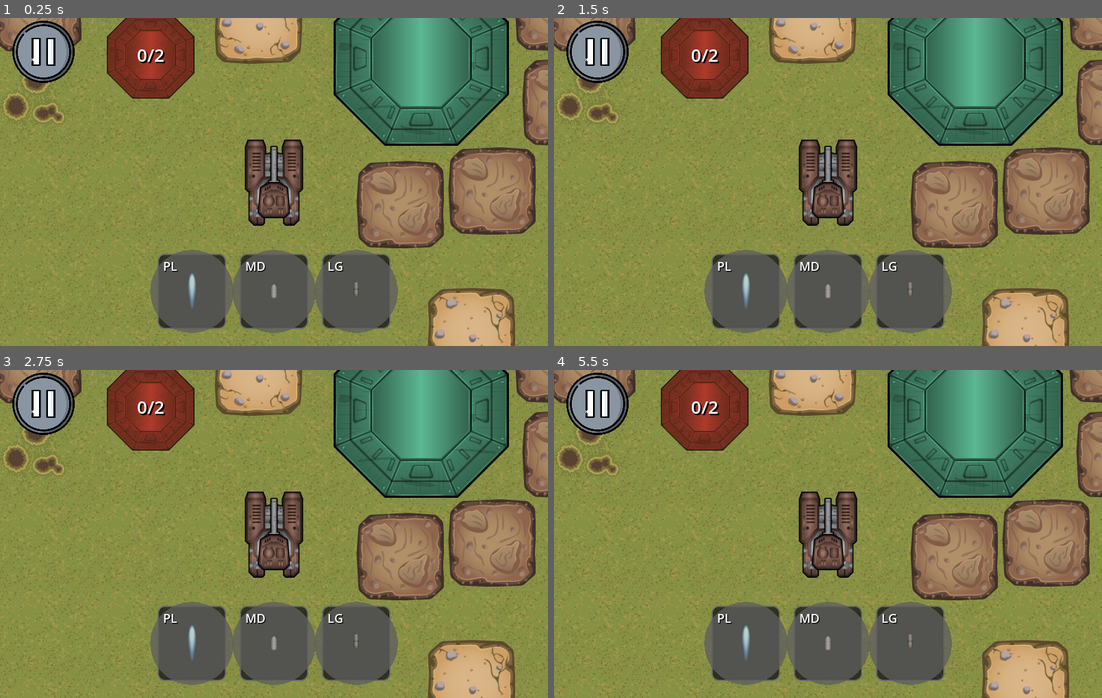
Above: before the commit, frames 1-4 (two rows, left to right).
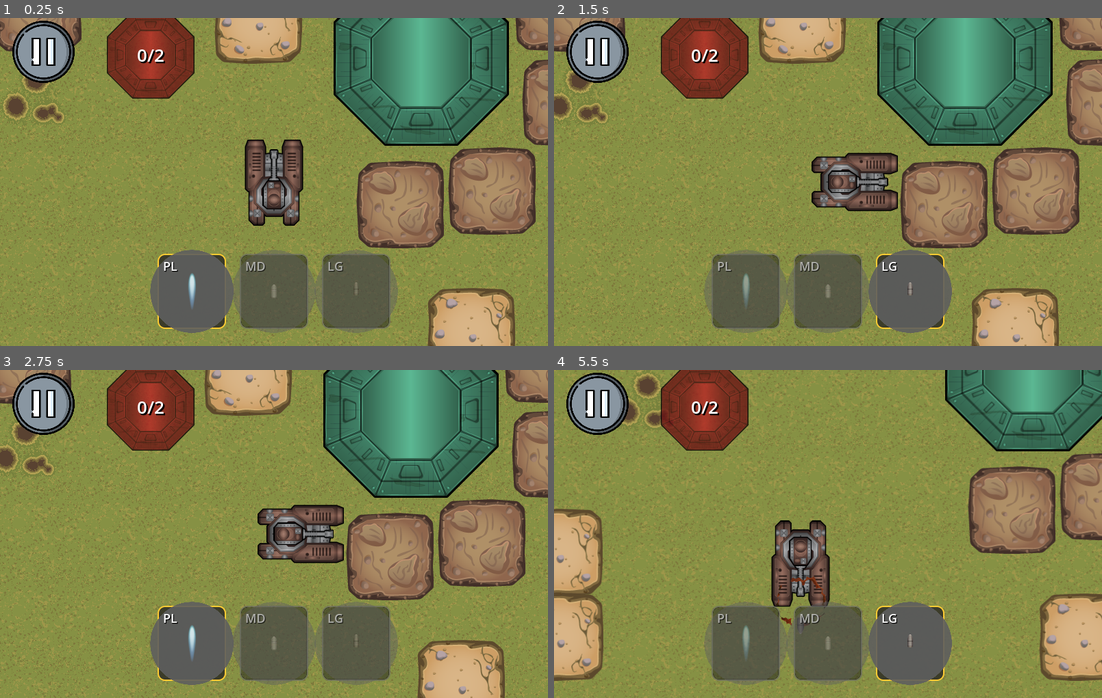
Above: after the commit, the same moments.

Repository: top-it-090304/Selyavi
Game: Godot game, scene res://scenes/Field.tscn
Two runs of this game, one before a commit and one after it. Both use one fixed random seed, a clock stepped at 60 frames per second and the inputs below.
Inputs (mouse positions are in pixels of both pictures, inside the frame that each line leads up to):
- Up to frame 1 (0.25 s): no input
- Up to frame 2 (1.5 s): tap Enter at 0.5 s; move the mouse to (948, 165) at 0.52 s; hold D (move_right) 0.53-1.25 s; tap 1 (light_bullet) at 0.6 s; click (948, 165) at 0.67 s; drag from (718, 198) to (975, 57) at 1.27 s
- Up to frame 3 (2.75 s): tap Space at 2 s; move the mouse to (328, 461) at 2.02 s; hold D (move_right) from 2.03 s (still down); tap 3 (plasma) at 2.1 s; click (328, 461) at 2.17 s
- Up to frame 4 (5.5 s): release D (move_right) at 2.75 s; tap Enter at 2.75 s; drag from (800, 599) to (663, 484) at 2.77 s; tap Space at 3.5 s; move the mouse to (992, 583) at 3.52 s; hold A (move_left) 3.53-4.25 s; tap 2 (medium_bullet) at 3.6 s; click (992, 583) at 3.67 s; drag from (663, 484) to (975, 409) at 4.27 s; move the mouse to (855, 534) at 5.02 s; hold S (move_down) from 5.03 s (still down); tap 1 (light_bullet) at 5.1 s; click (855, 534) at 5.17 s

The runs differ from the first frame. In frame 1, 1.1% of the frame differs, in the area x 28-71%, y 38-95%; in frame 2, 19%; in frame 3, 19%; in frame 4, 40%, in the area x 0-100%, y 0-100%.
Error before the commit: Parse Error: The member "_speed" already exists in parent class Tank. (res://scripts/Tank/Player.gd:12)

Commit message:
enemy spawn bug fix

Diff:
--- a/scripts/Base.gd
+++ b/scripts/Base.gd
@@ -155,7 +155,8 @@
 	if spawn_pos != Vector2.ZERO:
 		var enemy = _enemy_scene.instantiate()
 		enemy.global_position = spawn_pos
-		get_tree().root.add_child(enemy)
+		# Добавляем врага на уровень (в родителя базы), а не в корень
+		get_parent().add_child(enemy)
 
 func _get_safe_spawn_pos(is_stationary: bool = false) -> Vector2:
 	var player = get_node_or_null("/root/Field/PlayerTank")
--- a/scripts/Field.gd
+++ b/scripts/Field.gd
@@ -166,14 +166,27 @@
 	btn_container.add_child(btn_menu)
 
 	btn_retry.pressed.connect(func():
+		_cleanup_global_objects()
 		get_tree().paused = false
 		get_tree().reload_current_scene()
 	)
 
 	btn_menu.pressed.connect(func():
+		_cleanup_global_objects()
 		get_tree().paused = false
 		get_tree().change_scene_to_file("res://scenes/MenuScenes/Menu.tscn")
 	)
+
+func _cleanup_global_objects():
+	# Удаляем пули, врагов и прочие объекты, которые могли "зависнуть" в корне
+	for node in get_tree().root.get_children():
+		# Не удаляем саму сцену уровня и системные узлы
+		if node == get_tree().current_scene: continue
+		if node is Window: continue # Окна редактора/дебаггера
+
+		# Удаляем только динамические объекты (пули, враги и т.д.)
+		if node.is_in_group("enemies") or node.is_in_group("bullets") or node.name.contains("Bullet"):
+			node.queue_free()
 
 func _on_TouchScreenButton_pressed():
 	if get_tree().paused:
--- a/scripts/Tank/Enemy.gd
+++ b/scripts/Tank/Enemy.gd
@@ -54,7 +54,10 @@
 	_shoot_timer.wait_time = _fire_rate
 
 func _physics_process(delta):
-	if not is_instance_valid(_base): return
+	# Если цели потеряны (например, после перезагрузки), пробуем найти их снова
+	if not is_instance_valid(_player) or not is_instance_valid(_base):
+		_find_targets()
+		if not is_instance_valid(_base): return # Если базы всё ещё нет, стоим
 
 	_update_target()
 	_aim_gun(delta)
@@ -64,6 +67,19 @@
 
 	move_and_slide()
 	_handle_movement_sound(velocity)
+
+func _find_targets():
+	# Ищем игрока в группе
+	var players = get_tree().get_nodes_in_group("players")
+	if players.size() > 0:
+		_player = players[0]
+
+	# Ищем базу игрока (type_base == 0)
+	var bases = get_tree().get_nodes_in_group("bases")
+	for b in bases:
+		if b.get("type_base") == 0:
+			_base = b
+			break
 
 func _update_target():
 	if _nav2d == null or _type_enemy == TypeEnemy.STATIONARY: return
@@ -147,7 +163,7 @@
 	bullet.global_position = _bullet_position.global_position
 	bullet.global_rotation = angle
 
-	get_tree().root.add_child(bullet)
+	get_parent().add_child(bullet)
 	var b_type = 1 if _type_enemy == TypeEnemy.STATIONARY else 0
 	bullet.init(b_type, false, _damage)
 
--- a/scripts/Tank/Player.gd
+++ b/scripts/Tank/Player.gd
@@ -94,7 +94,7 @@
 	var bullet = _bullet_scene.instantiate()
 	bullet.global_position = _bullet_position.global_position
 	bullet.rotation_degrees = _gun.global_rotation_degrees
-	get_tree().root.add_child(bullet)
+	get_parent().add_child(bullet)
 	bullet.init(_type_bullet, true, _damage)
 
 	var muzzle_flash = get_node_or_null("ShotAnimation")
--- a/scripts/Tank/TankCustomize/Tank.gd
+++ /dev/null
@@ -1,91 +0,0 @@
-extends CharacterBody2D
-class_name Tank
-
-# region protected fields
-var _speed: int = 250
-var _hp: int
-var _isMoving: bool = false
-var _velocity: Vector2 = Vector2.ZERO
-var _bulletPosition: Marker2D
-var _shootTimer: Timer
-var _gun: Sprite2D
-var _movingSound: AudioStreamPlayer
-var _normalMovementVolume: float = 0.0
-# endregion
-
-var bulletScene: PackedScene
-
-func _ready():
-	_shootTimer = Timer.new()
-	_shootTimer.wait_time = 1.0
-	_shootTimer.one_shot = true
-	add_child(_shootTimer)
-
-	_bulletPosition = get_node("BodyTank/Gun/BulletPosition")
-	_gun = get_node("BodyTank/Gun")
-	_movingSound = get_node("MovingSound")
-
-	_configure_audio()
-	if _movingSound != null:
-		_normalMovementVolume = _movingSound.volume_db
-
-func _configure_audio():
-	if _movingSound != null:
-		_movingSound.bus = "SFX"
-
-func _handle_movement_sound(movementVelocity: Vector2):
-	var isMovingNow = movementVelocity.length() > 0.1
-
-	if isMovingNow:
-		if not _isMoving:
-			# Убрали создание пустого Tween тут
-			if _movingSound != null:
-				_movingSound.volume_db = _normalMovementVolume
-				if not _movingSound.playing:
-					_movingSound.play()
-			_isMoving = true
-	else:
-		if _isMoving:
-			_isMoving = false
-			if _movingSound != null and _movingSound.playing:
-				_fade_sound()
-
-func _fade_sound():
-	# Создаем Tween только при необходимости
-	var tween = create_tween()
-	tween.set_trans(Tween.TRANS_LINEAR)
-	tween.set_ease(Tween.EASE_IN_OUT)
-	tween.tween_property(_movingSound, "volume_db", -80.0, 0.3)
-	tween.finished.connect(_on_tween_complete)
-
-func _on_tween_complete():
-	if _movingSound != null:
-		_movingSound.stop()
-		_movingSound.volume_db = _normalMovementVolume
-
-func _rotate_gun_toward(targetGlobalPosition: Vector2):
-	if _gun == null:
-		return
-
-	var directionToTarget = (targetGlobalPosition - _gun.global_position).normalized()
-	var targetAngle = directionToTarget.angle()
-	_gun.global_rotation = targetAngle + PI / 2
-
-func _fire_bullet(type: int, isPlayer: bool):
-	if _shootTimer.time_left > 0:
-		return
-
-	var bullet = bulletScene.instantiate()
-	bullet.global_position = _bulletPosition.global_position
-	bullet.global_rotation = _gun.global_rotation
-	get_tree().root.add_child(bullet)
-	bullet.init(type, isPlayer, 20)
-	_shootTimer.start()
-
-func take_damage(damage: int):
-	_hp -= damage
-	if _hp <= 0:
-		_destroy()
-
-func _destroy():
-	queue_free()
Not shown, added: scripts/Tank/Tank.gd.uid
Not shown, removed: scripts/Tank/TankCustomize/Tank.gd.uid
